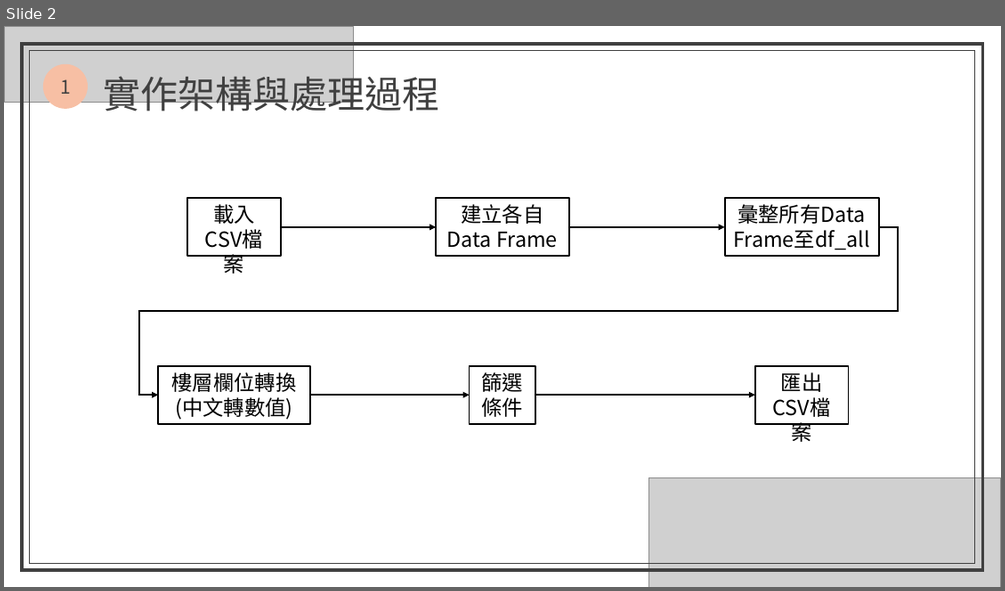
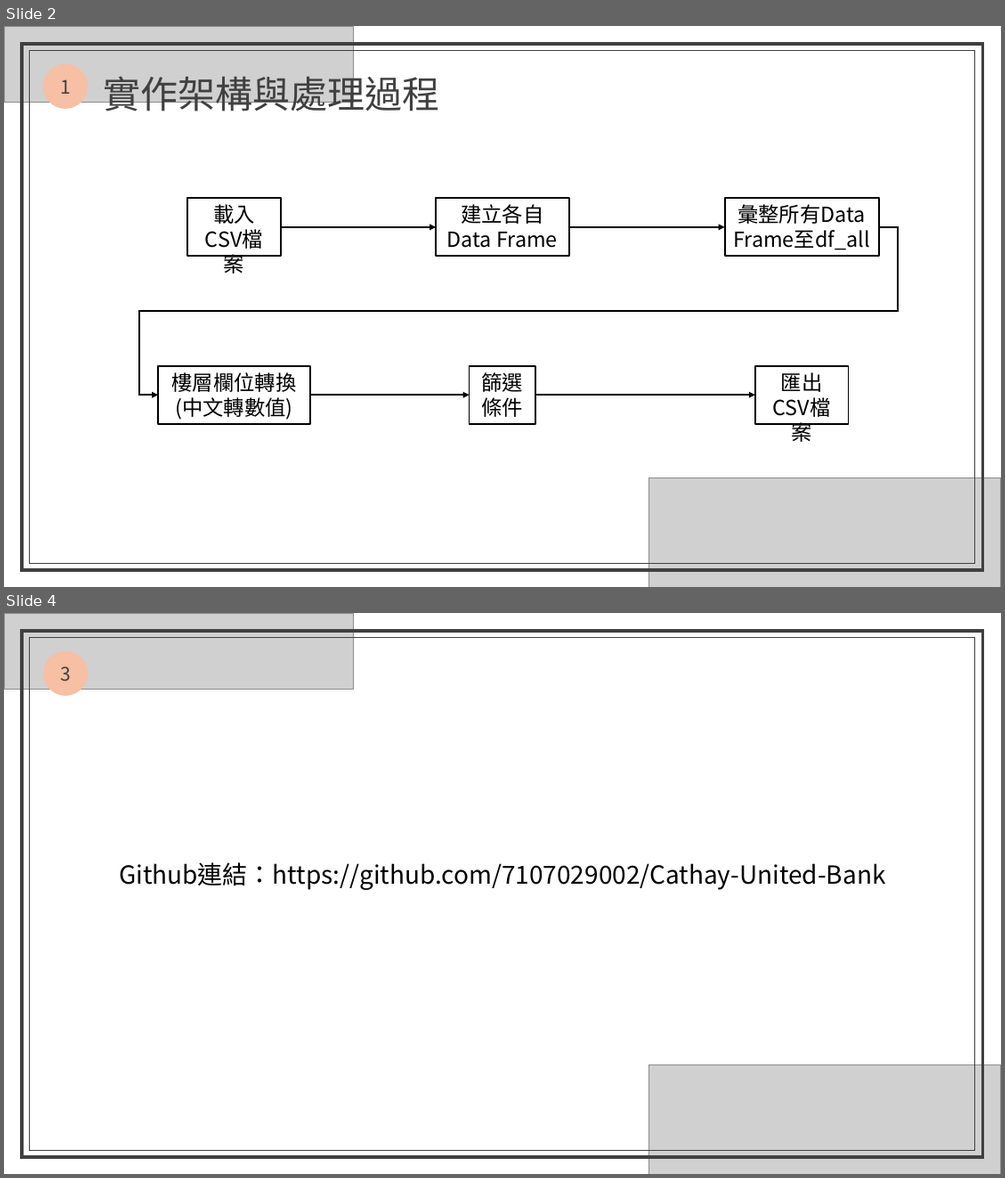
Before and after one commit to 7107029002/Cathay-United-Bank, a slide deck: 國泰銀行.pptx. Shown one above the other, each under a label of ours: slide 2 before the commit, slides 2 and 4 after it; the slides between them are not shown. The pictures are 1005x591 and 1005x1178 pixels, drawn with LibreOffice and Linux fonts; fonts in the diff are those of the drawing; grey boxes stand for pictures; background and template pictures are left out. Boxes give left, top, right and bottom in pixels: in the first picture for what was removed or moved away, otherwise in the second. Text is boxed around its words. In the diff, an @@ line names an element or a change of style, - is before the commit and + after.

```diff
--- a/國泰銀行.pptx
+++ b/國泰銀行.pptx
@@ slide 4 added at (x1=4, y1=613, x2=1001, y2=1174), background picture (left out) @@
@@ picture added at (x1=4, y1=613, x2=353, y2=690) @@
@@ rectangle added at (x1=22, y1=631, x2=984, y2=1158), outline #404040 3 pt @@
@@ rectangle added at (x1=30, y1=637, x2=975, y2=1150), outline #404040 1 pt @@
@@ ellipse added at (x1=43, y1=651, x2=88, y2=696), fill #F7BFA4, 18 pt, text #404040 @@
+3
@@ text added at (x1=119, y1=862, x2=886, y2=890), 24 pt, text #000000 @@
+Github連結：https://github.com/7107029002/Cathay-United-Bank
@@ picture added at (x1=648, y1=1064, x2=1001, y2=1174) @@
```
Also in this commit, not shown: 1 slide changed, 1 other file.
